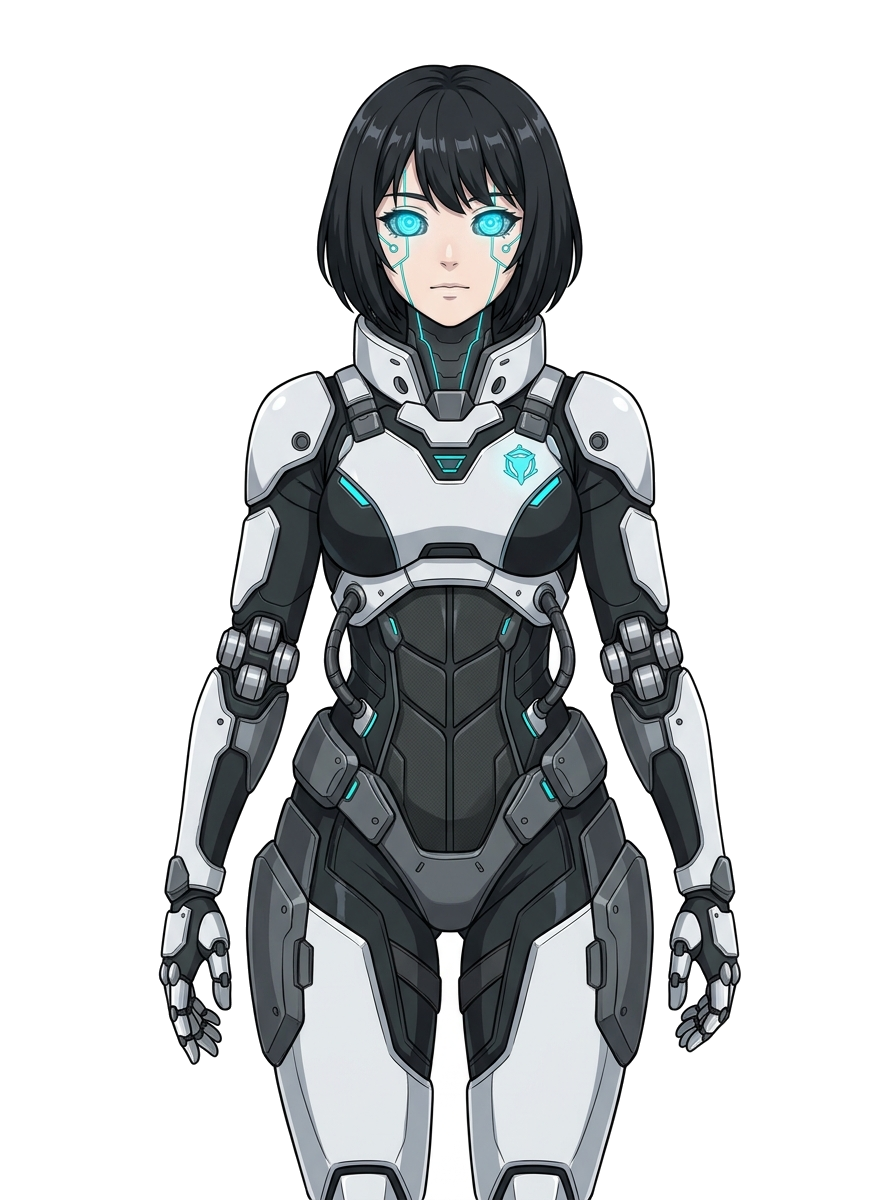
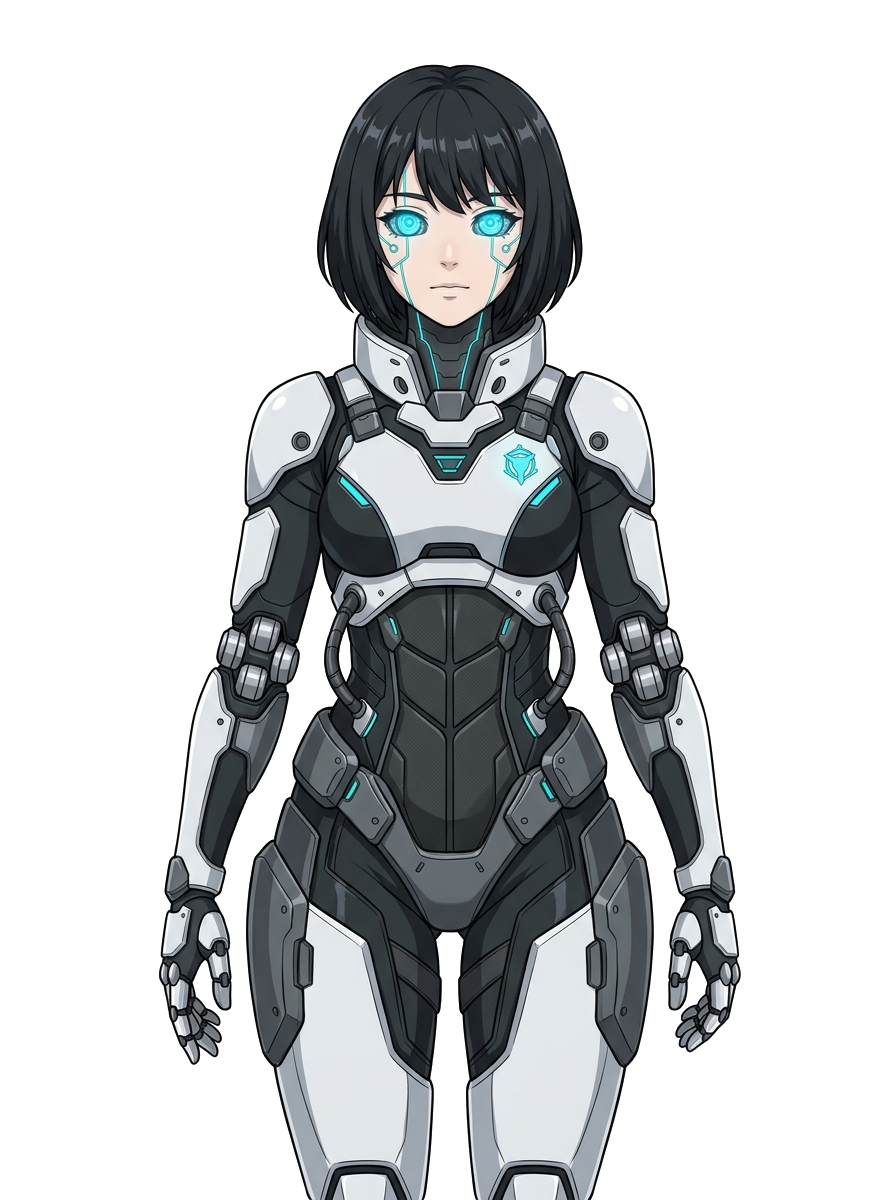
The second 896×1200 image is a revision of the first. Changes to its layers:
painted on "meches_cheveux" over [left=316, top=64, right=583, bottom=312]
painted on "tete" over [left=351, top=304, right=548, bottom=322]
painted on "bras_main_droit" over [left=559, top=368, right=741, bottom=1053]
painted on "bras_main_gauche" over [left=158, top=370, right=337, bottom=1065]
painted on "torse" over [left=229, top=322, right=654, bottom=1200]
painted on "pose_joie" over [left=158, top=64, right=741, bottom=1200]
painted on "pose_serieux" over [left=234, top=64, right=664, bottom=1200]
painted on "pose_colere" over [left=234, top=64, right=663, bottom=1200]
painted on "pose_calme" over [left=217, top=64, right=682, bottom=1200]
painted on "pose_fatigue" over [left=227, top=64, right=741, bottom=1200]
